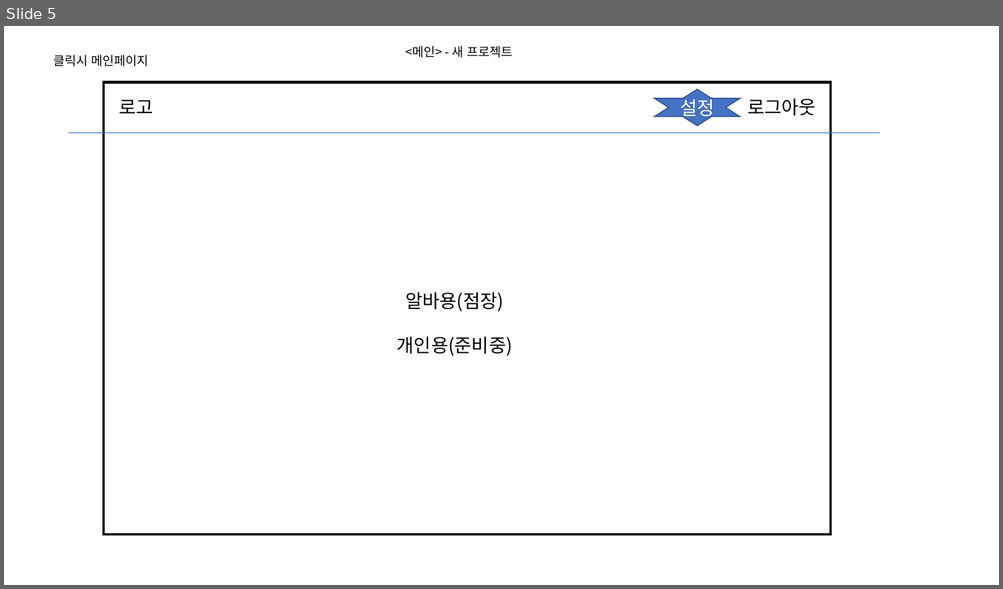
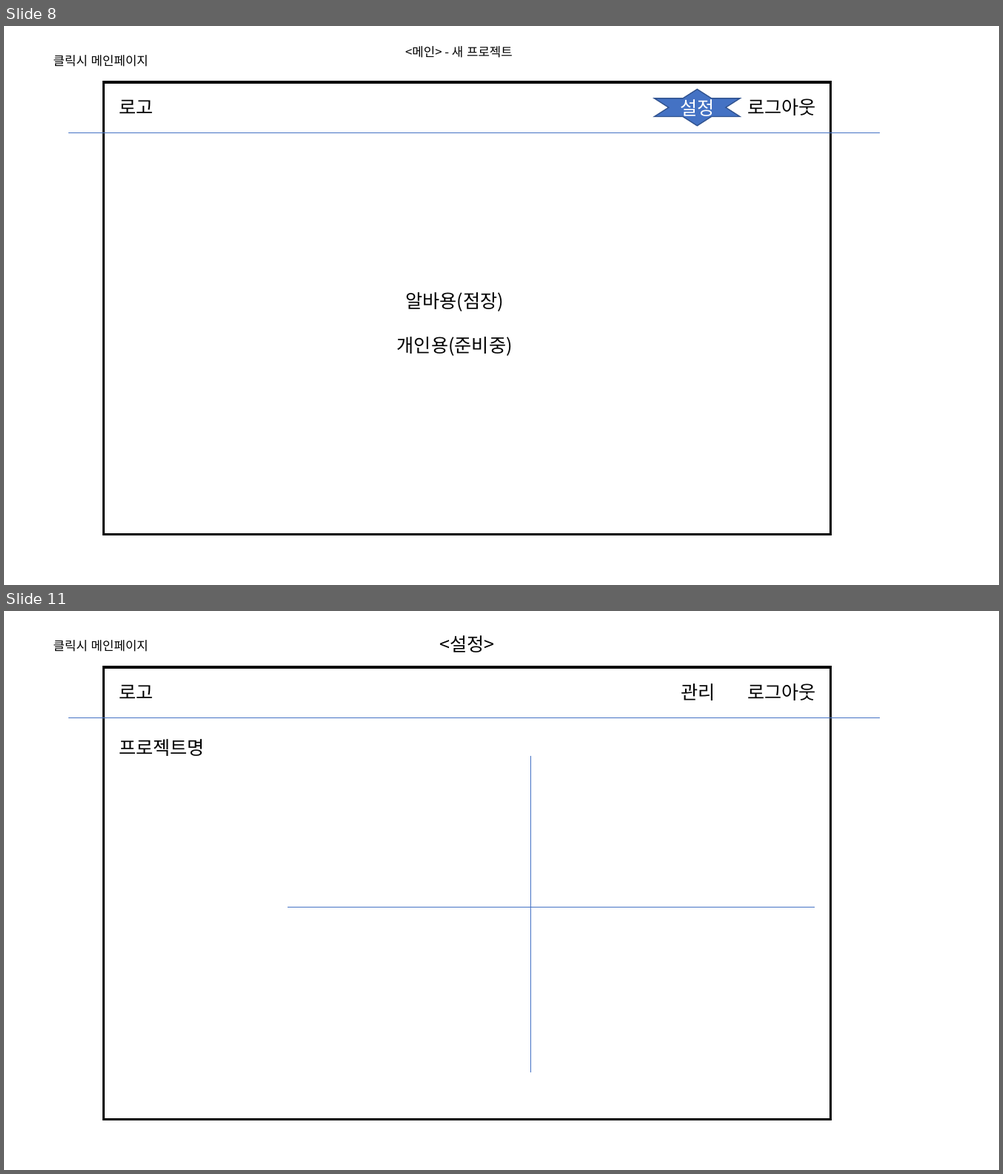
Before and after one commit to supersfel/ArbeitDiary, a slide deck: 화면.pptx. Shown one above the other, each under a label of ours: slide 5 before the commit, slides 8 and 11 after it; the slides between them are not shown. The pictures are 1003x589 and 1003x1174 pixels, drawn with LibreOffice and Linux fonts; fonts in the diff are those of the drawing. Boxes give left, top, right and bottom in pixels: in the first picture for what was removed or moved away, otherwise in the second. Text is boxed around its words. In the diff, an @@ line names an element or a change of style, - is before the commit and + after.

```diff
--- a/화면.pptx
+++ b/화면.pptx
@@ slide 11 added at box(4, 611, 999, 1170), background #FFFFFF @@
@@ text added at box(54, 640, 148, 652), 12 pt, text #000000 @@
+클릭시 메인페이지
@@ text added at box(439, 635, 494, 652), 18 pt, text #000000 @@
+<설정>
@@ rectangle added at box(103, 667, 831, 1120), outline #000000 2.25 pt @@
@@ text added at box(119, 685, 153, 698), 18 pt, text #000000 @@
+로고
@@ text added at box(680, 684, 714, 701), 18 pt, text #000000 @@
+관리
@@ text added at box(747, 684, 816, 701), 18 pt, text #000000 @@
+로그아웃
@@ line added from (68, 718) to (880, 718), #4472C4 0.5 pt @@
@@ text added at box(119, 739, 205, 756), 18 pt, text #000000 @@
+프로젝트명
@@ line added from (531, 756) to (531, 1073), #4472C4 0.5 pt @@
@@ line added from (287, 907) to (814, 907), #4472C4 0.5 pt @@
@@ what was slide 5 is now slide 8 @@
```
Also in this commit, not shown: 5 slides changed, 3 other slides added.
